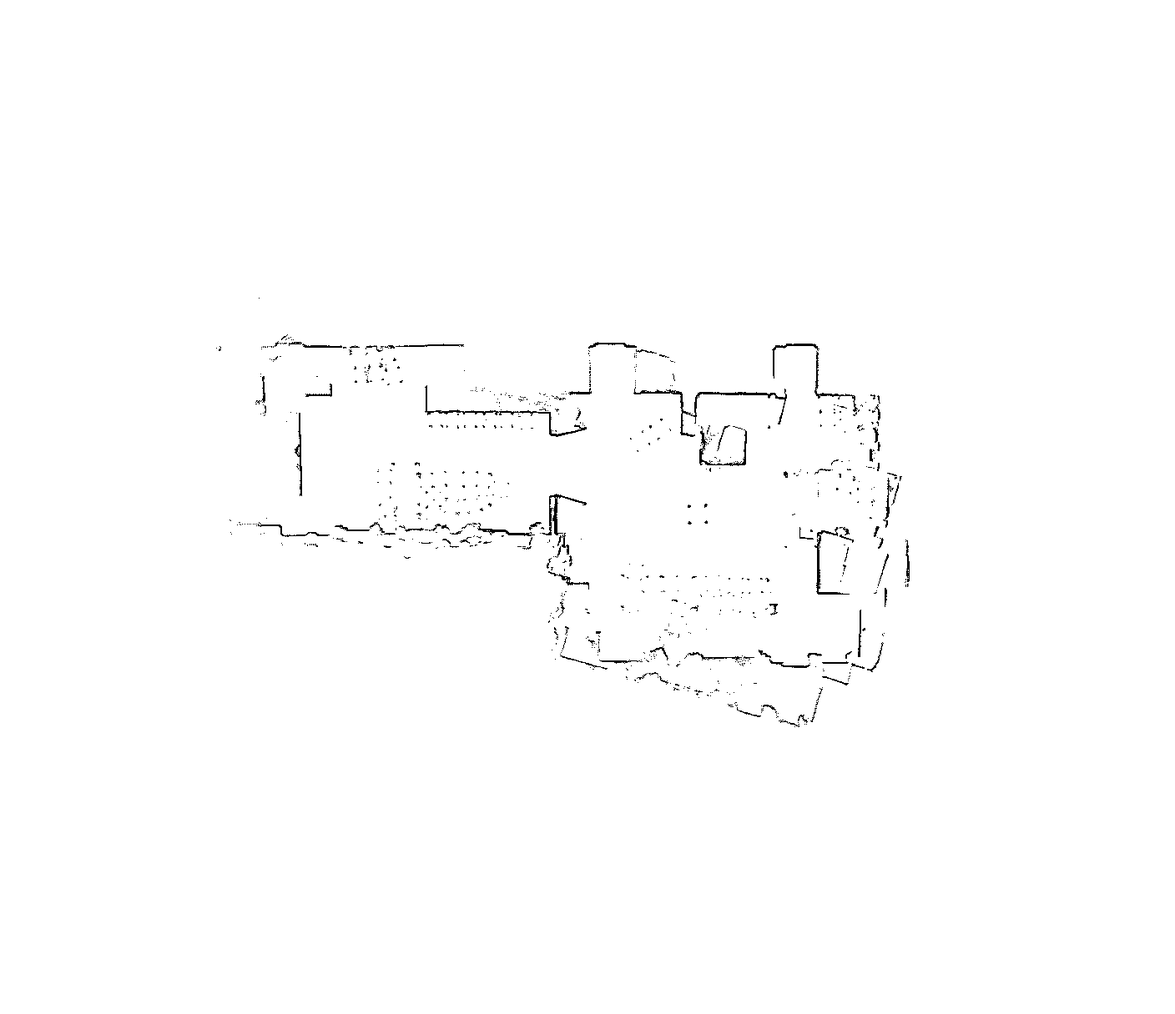
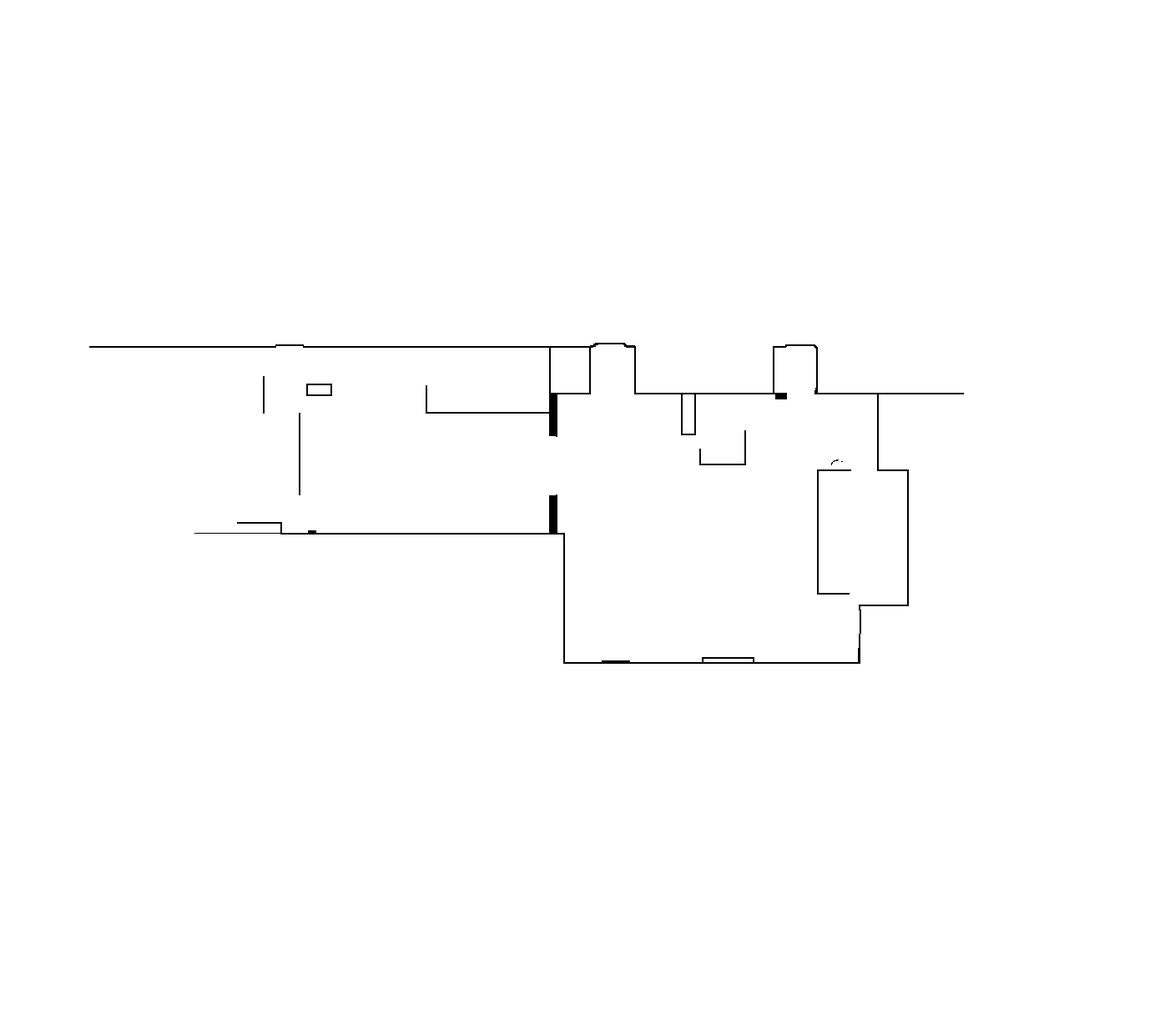
Revision of a layered 1175x1014 image; what changed, layer by layer:
painted on "Background" over [89, 297, 964, 728]
added layer "White" over [89, 297, 964, 728]
